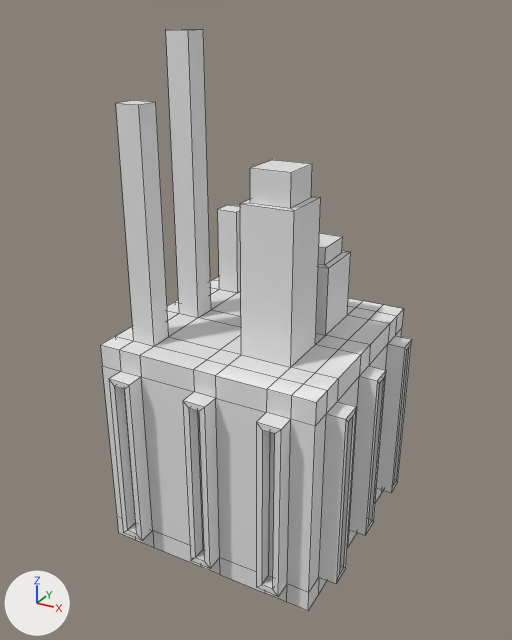
One commit to the FBX model GT_FinalProject/Assets/TowerBlocks/TopAntenna.fbx: the scene before it, then after it.
Both versions are drawn from a 50 mm lens placed at (-0.77, -5.22, 9.06), pointed at (-3.55, -0.17, 6.54). Arrows for +X, +Y and +Z are at lower left; the lights stay in place. Mesh edges are drawn as thin lines. Where no turn or scale is listed for an object, it has been applied to the vertices. Vertices at the same position are counted once.

Script lines for the objects in view, before the commit:
```python
me_cube_002 = bpy.data.meshes.new('Cube.002')
me_cube_002.from_pydata(...)  # 368 vertices, 366 faces; spans x -1.16..1.16, y -1.16..1.16, z 0.0..4.45
ob_topantenna = bpy.data.objects.new('TopAntenna', me_cube_002)
ob_topantenna.location = (-3.54, -0.1, 4.46)
```
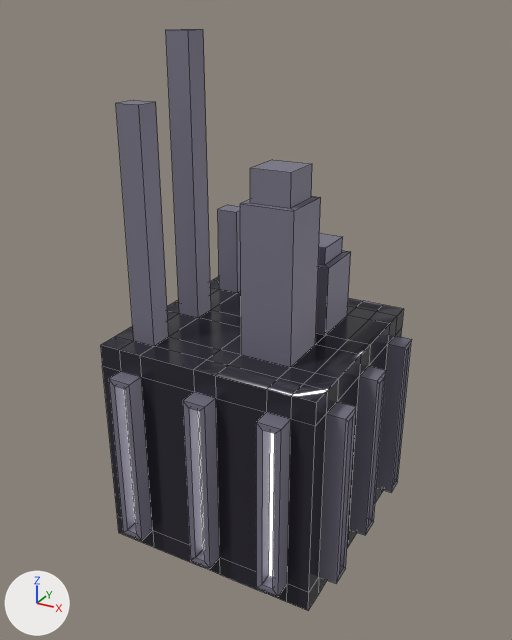
Changed parts and their boxes [x1, y1, x2, y2] in the pictures (512 x 640 px):
part 1 of me_cube_002, recoloured (grey to black): [100, 277, 404, 611] in both
part 2 of me_cube_002, recoloured: [109, 29, 412, 596] in both

Diff of the bpy script that builds the scene:
```diff
--- a/GT_FinalProject/Assets/TowerBlocks/TopAntenna.fbx.py
+++ b/GT_FinalProject/Assets/TowerBlocks/TopAntenna.fbx.py
@@ mat_roof @@
+mat_roof = principled_material('Roof')
+mat_roof.base_color = (0.234, 0.22, 0.296)  # grey #858194
+mat_roof.metallic = 0.333
@@ mat_defaulttower @@
+mat_defaulttower = principled_material('DefaultTower')
+mat_defaulttower.base_color = (0.0292, 0.0262, 0.0397)  # black #302d38
+mat_defaulttower.metallic = 0.267
+mat_defaulttower.roughness = 0.183
@@ mat_whitelight @@
+mat_whitelight = principled_material('WhiteLight')
+mat_whitelight.base_color = (0.8, 0.8, 0.8)  # white #e7e7e7
+mat_whitelight.emission_strength = 1.0
@@ me_cube_002 @@
 me_cube_002.from_pydata(...)  # 368 vertices, 366 faces; spans x -1.16..1.16, y -1.16..1.16, z 0.0..4.45
 # used by ob_topantenna; location = (-3.54, -0.1, 4.46)
+# me_cube_002 part 1: all 164 faces centred in x -1.0..1.0, y -1.0..1.0, z 0.0..2.0 switch from no material to mat_defaulttower (black #302d38)
+# me_cube_002 part 2: 190 of the faces centred in x -1.16..1.16, y -1.16..1.16, z 0.2..4.45 switch from no material to mat_roof (grey #858194)
+me_cube_002.materials.append(mat_whitelight)  # white #e7e7e7
```
